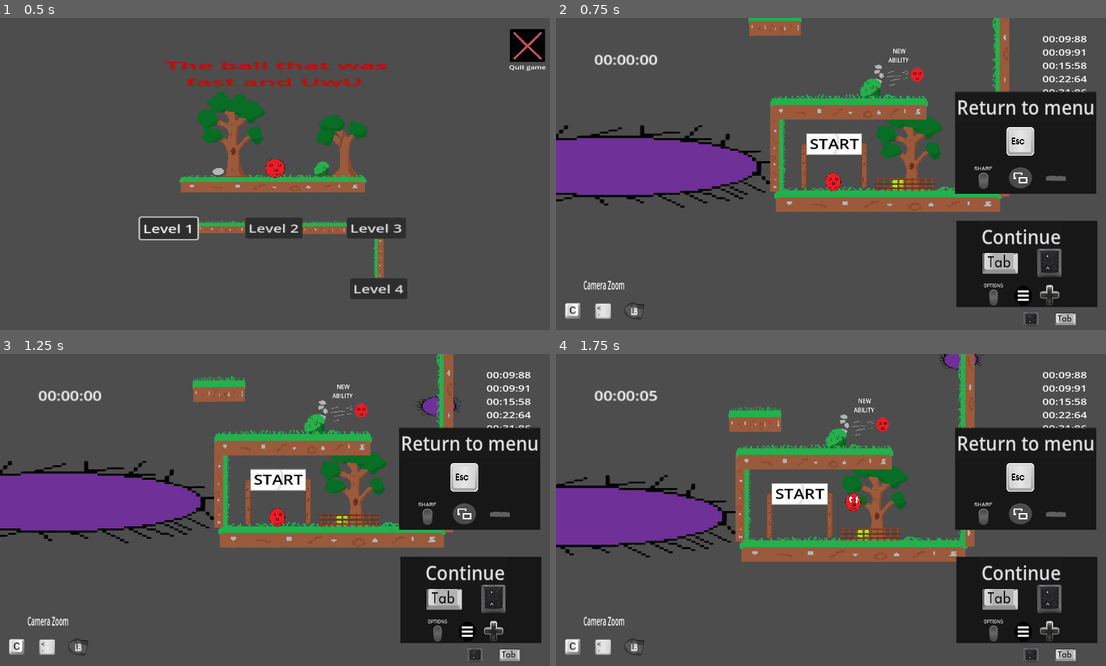
Above: before the commit, frames 1-4 (two rows, left to right).
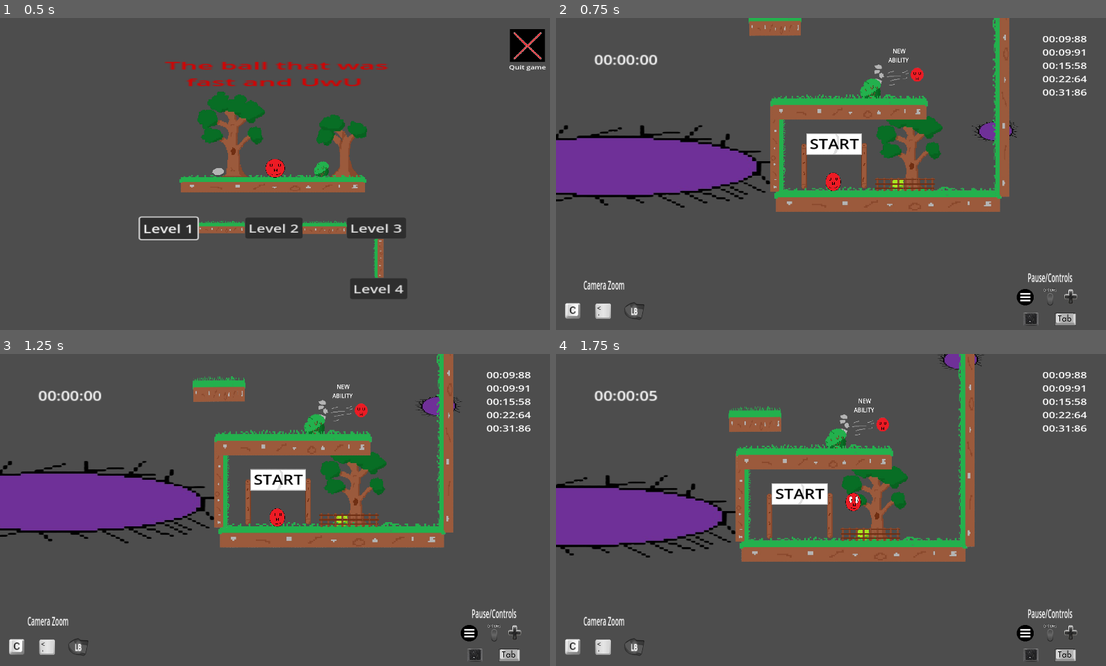
Above: after the commit, the same moments.

Repository: Mahnwe/TheBallThatWasUwU
Game: Godot game, scene res://Scenes/menu.tscn
Two runs of this game, one before a commit and one after it. Both use one fixed random seed, a clock stepped at 60 frames per second and the inputs below.
Inputs (mouse positions are in pixels of both pictures, inside the frame that each line leads up to):
- Up to frame 1 (0.5 s): no input
- Up to frame 2 (0.75 s): click "Level 2" at 0.5 s
- Up to frame 3 (1.25 s): no input
- Up to frame 4 (1.75 s): tap Enter at 1.25 s; move the mouse to (957, 494) at 1.27 s; hold D (move_right) from 1.28 s (still down); tap F (next_level) at 1.35 s; click (957, 494) at 1.42 s; tap Space (jump) at 1.52 s

Frame 1 is identical in both runs. In frame 2, 15% of the frame differs, in the area x 72-99%, y 23-93%; in frame 3, 15%; in frame 4, 15%.

Commit message:
Connect new Pause buttons and manage them in all levels

Diff:
--- a/Scenes/level1.tscn
+++ b/Scenes/level1.tscn
@@ -1,11 +1,10 @@
-[gd_scene load_steps=23 format=3 uid="uid://dsf4rx4g4smam"]
+[gd_scene load_steps=22 format=3 uid="uid://dsf4rx4g4smam"]
 
 [ext_resource type="Script" path="res://Scripts/level1.gd" id="1_viwub"]
 [ext_resource type="PackedScene" uid="uid://6gv7f8sbn6x" path="res://Scenes/game_area.tscn" id="2_3iif7"]
 [ext_resource type="PackedScene" uid="uid://bbctegcfntwoe" path="res://Scenes/pause.tscn" id="2_6xvap"]
 [ext_resource type="PackedScene" uid="uid://csgwqsc62crjo" path="res://Scenes/start_area.tscn" id="2_es0mk"]
 [ext_resource type="PackedScene" uid="uid://c26rjdt07ubrq" path="res://Scenes/player.tscn" id="3_vhjlp"]
-[ext_resource type="PackedScene" uid="uid://cp0mu2e8kcon" path="res://Scenes/commands_ui.tscn" id="4_gyqah"]
 [ext_resource type="PackedScene" uid="uid://cw6qi4cdcr5sk" path="res://Scenes/triple_sign.tscn" id="5_vflxv"]
 [ext_resource type="PackedScene" uid="uid://bo7nw1yq804xk" path="res://Scenes/spike.tscn" id="6_mp22g"]
 [ext_resource type="PackedScene" uid="uid://dwvnkbkl3fw0d" path="res://Scenes/platform.tscn" id="7_v154u"]
@@ -42,14 +41,6 @@
 position = Vector2(-1512, 327)
 scale = Vector2(0.717345, 0.442253)
 
-[node name="CommandsUI" parent="Player" instance=ExtResource("4_gyqah")]
-visible = false
-offset_left = -588.28
-offset_top = -517.803
-offset_right = 611.72
-offset_bottom = 202.197
-scale = Vector2(1.33256, 1.90446)
-
 [node name="Pause" parent="Player" instance=ExtResource("2_6xvap")]
 visible = false
 custom_minimum_size = Vector2(1920, 1080)
@@ -657,6 +648,7 @@
 
 [connection signal="player_exited_game_area" from="GameArea" to="." method="_on_game_area_player_exited_game_area"]
 [connection signal="player_exited_start_area" from="StartArea" to="." method="_on_start_area_player_exited_start_area"]
+[connection signal="continue_is_clicked" from="Player/Pause" to="." method="_on_pause_continue_is_clicked"]
 [connection signal="set_up_sign_label" from="TripleSign" to="." method="_on_triple_sign_set_up_sign_label"]
 [connection signal="spike_hit" from="Spike" to="." method="_on_spike_spike_hit"]
 [connection signal="set_up_sign_label" from="TripleSign2" to="." method="_on_triple_sign_2_set_up_sign_label"]
--- a/Scenes/level2.tscn
+++ b/Scenes/level2.tscn
@@ -1,10 +1,9 @@
-[gd_scene load_steps=42 format=3 uid="uid://dodwmgxcdh7ld"]
+[gd_scene load_steps=41 format=3 uid="uid://dodwmgxcdh7ld"]
 
 [ext_resource type="Script" path="res://Scripts/Level2.gd" id="1_f151f"]
 [ext_resource type="PackedScene" uid="uid://6gv7f8sbn6x" path="res://Scenes/game_area.tscn" id="2_3pu7n"]
 [ext_resource type="PackedScene" uid="uid://dwvnkbkl3fw0d" path="res://Scenes/platform.tscn" id="2_ja3c0"]
 [ext_resource type="PackedScene" uid="uid://c26rjdt07ubrq" path="res://Scenes/player.tscn" id="3_fn0ld"]
-[ext_resource type="PackedScene" uid="uid://cp0mu2e8kcon" path="res://Scenes/commands_ui.tscn" id="4_22uak"]
 [ext_resource type="PackedScene" uid="uid://bbctegcfntwoe" path="res://Scenes/pause.tscn" id="5_35jiw"]
 [ext_resource type="PackedScene" uid="uid://csgwqsc62crjo" path="res://Scenes/start_area.tscn" id="5_dhyc2"]
 [ext_resource type="PackedScene" uid="uid://doy0e7jnl2886" path="res://Scenes/wall.tscn" id="6_llnkw"]
@@ -148,14 +147,6 @@
 position = Vector2(-11, 610)
 scale = Vector2(0.717, 0.442)
 
-[node name="CommandsUI" parent="Player" instance=ExtResource("4_22uak")]
-visible = false
-offset_left = -464.435
-offset_top = -583.71
-offset_right = 735.565
-offset_bottom = 136.29
-scale = Vector2(1.16736, 2.08597)
-
 [node name="Pause" parent="Player" instance=ExtResource("5_35jiw")]
 visible = false
 offset_left = -723.849
@@ -759,6 +750,7 @@
 
 [connection signal="player_exited_game_area" from="GameArea" to="." method="_on_game_area_player_exited_game_area"]
 [connection signal="player_exited_start_area" from="StartArea" to="." method="_on_start_area_player_exited_start_area"]
+[connection signal="continue_is_clicked" from="Player/Pause" to="." method="_on_pause_continue_is_clicked"]
 [connection signal="spike_hit" from="SpikePatrol1/PathFollow2D/Spike" to="." method="_on_spike_spike_hit"]
 [connection signal="player_entered" from="Ability" to="." method="_on_ability_player_entered"]
 [connection signal="player_entered" from="SavePoint" to="." method="_on_save_point_player_entered"]
--- a/Scenes/level3.tscn
+++ b/Scenes/level3.tscn
@@ -1,11 +1,10 @@
-[gd_scene load_steps=38 format=3 uid="uid://du8k270ekmuxm"]
+[gd_scene load_steps=37 format=3 uid="uid://du8k270ekmuxm"]
 
 [ext_resource type="Script" path="res://Scripts/level_3.gd" id="1_1urae"]
 [ext_resource type="PackedScene" uid="uid://6gv7f8sbn6x" path="res://Scenes/game_area.tscn" id="2_es6jk"]
 [ext_resource type="PackedScene" uid="uid://dwvnkbkl3fw0d" path="res://Scenes/platform.tscn" id="2_gdtbw"]
 [ext_resource type="PackedScene" uid="uid://csgwqsc62crjo" path="res://Scenes/start_area.tscn" id="3_e4wth"]
 [ext_resource type="PackedScene" uid="uid://c26rjdt07ubrq" path="res://Scenes/player.tscn" id="4_p835d"]
-[ext_resource type="PackedScene" uid="uid://cp0mu2e8kcon" path="res://Scenes/commands_ui.tscn" id="5_6cw6y"]
 [ext_resource type="PackedScene" uid="uid://bbctegcfntwoe" path="res://Scenes/pause.tscn" id="6_oxgjf"]
 [ext_resource type="PackedScene" uid="uid://i4jemvk3v54m" path="res://Scenes/ability.tscn" id="7_pr54i"]
 [ext_resource type="PackedScene" uid="uid://doy0e7jnl2886" path="res://Scenes/wall.tscn" id="8_tnmog"]
@@ -124,14 +123,6 @@
 position = Vector2(-615, 1212)
 scale = Vector2(0.717, 0.442)
 
-[node name="CommandsUI" parent="Player" instance=ExtResource("5_6cw6y")]
-visible = false
-offset_left = -556.485
-offset_top = -468.326
-offset_right = 643.515
-offset_bottom = 251.674
-scale = Vector2(1.27894, 1.81448)
-
 [node name="Pause" parent="Player" instance=ExtResource("6_oxgjf")]
 visible = false
 offset_left = -723.849
@@ -876,6 +867,7 @@
 
 [connection signal="player_exited_game_area" from="GameArea" to="." method="_on_game_area_player_exited_game_area"]
 [connection signal="player_exited_start_area" from="StartArea" to="." method="_on_start_area_player_exited_start_area"]
+[connection signal="continue_is_clicked" from="Player/Pause" to="." method="_on_pause_continue_is_clicked"]
 [connection signal="player_entered" from="Ability" to="." method="_on_ability_player_entered"]
 [connection signal="player_entered" from="SavePoint" to="." method="_on_save_point_player_entered"]
 [connection signal="spike_hit" from="Spike6" to="." method="_on_spike_spike_hit"]
--- a/Scripts/Level2.gd
+++ b/Scripts/Level2.gd
@@ -25,8 +25,9 @@
 	queue.is_level_3 = false
 	queue.load()
 	$Player.get_child(0).get_child(0).get_child(0).get_child(1).instantiate(queue.file_data)
-	$Player/CommandsUI.hide()
 	$Player/Pause.hide()
+	$Player/Pause.get_child(0).hide()
+	$Player/Pause.get_child(1).hide()
 	is_commands_panel_open = false
 	is_paused = false
 	$Player/Pause.get_child(3).player_have_dash = false
@@ -68,6 +69,8 @@
 	else:
 		if !is_paused and !is_commands_panel_open and Input.is_action_just_pressed("pause") and $Player.position.x != start_position_x:
 			$Player/Pause.show()
+			$Player/Pause.get_child(0).show()
+			$Player/Pause.get_child(1).show()
 			$Player.get_child(0).get_child(0).get_child(1).hide()
 			$Player.get_child(0).get_child(0).get_child(2).hide()
 			disable_patrol_groups()
@@ -76,6 +79,8 @@
 			is_paused = true
 		elif !is_paused and !is_commands_panel_open and Input.is_action_just_pressed("pause") and $Player.position.x == start_position_x:
 			$Player/Pause.show()
+			$Player/Pause.get_child(0).show()
+			$Player/Pause.get_child(1).show()
 			$Player.get_child(0).get_child(0).get_child(1).hide()
 			$Player.get_child(0).get_child(0).get_child(2).hide()
 			disable_patrol_groups()
@@ -83,6 +88,8 @@
 			is_paused = true
 		elif is_paused and Input.is_action_just_pressed("pause") and $Player.position.x != start_position_x:
 			$Player/Pause.hide()
+			$Player/Pause.get_child(0).hide()
+			$Player/Pause.get_child(1).hide()
 			$Player.get_child(0).get_child(0).get_child(1).show()
 			$Player.get_child(0).get_child(0).get_child(2).show()
 			enable_patrol_groups()
@@ -91,6 +98,8 @@
 			is_paused = false
 		elif is_paused and Input.is_action_just_pressed("pause") and $Player.position.x == start_position_x:
 			$Player/Pause.hide()
+			$Player/Pause.get_child(0).hide()
+			$Player/Pause.get_child(1).hide()
 			$Player.get_child(0).get_child(0).get_child(1).show()
 			$Player.get_child(0).get_child(0).get_child(2).show()
 			enable_patrol_groups()
@@ -191,3 +200,25 @@
 		call_deferred("restart_scene")
 	else:
 		put_player_to_save_position_and_unpause_timer()
+
+
+func _on_pause_continue_is_clicked():
+	if $Player.position.x != start_position_x:
+		$Player/Pause.hide()
+		$Player/Pause.get_child(0).hide()
+		$Player/Pause.get_child(1).hide()
+		$Player.get_child(0).get_child(0).get_child(1).show()
+		$Player.get_child(0).get_child(0).get_child(2).show()
+		enable_patrol_groups()
+		$Player.set_physics_process(true)
+		$Player.get_child(0).get_child(0).get_child(0).get_child(0).set_process(true)
+		is_paused = false
+	elif $Player.position.x == start_position_x:
+		$Player/Pause.hide()
+		$Player/Pause.get_child(0).hide()
+		$Player/Pause.get_child(1).hide()
+		$Player.get_child(0).get_child(0).get_child(1).show()
+		$Player.get_child(0).get_child(0).get_child(2).show()
+		enable_patrol_groups()
+		$Player.set_physics_process(true)
+		is_paused = false
--- a/Scripts/level1.gd
+++ b/Scripts/level1.gd
@@ -26,8 +26,9 @@
 	queue.load()
 	$Player.get_child(0).get_child(0).get_child(0).get_child(1).instantiate(queue.file_data)
 	$Player/Pause.get_child(3).player_have_dash = false
-	$Player/CommandsUI.hide()
 	$Player/Pause.hide()
+	$Player/Pause.get_child(0).hide()
+	$Player/Pause.get_child(1).hide()
 	is_commands_panel_open = false
 	is_paused = false
 	$Player.have_dash_ability = false
@@ -68,6 +69,8 @@
 	else:
 		if !is_paused and !is_commands_panel_open and Input.is_action_just_pressed("pause") and $Player.position.x != start_position_x:
 			$Player/Pause.show()
+			$Player/Pause.get_child(0).show()
+			$Player/Pause.get_child(1).show()
 			$Player.get_child(0).get_child(0).get_child(1).hide()
 			$Player.get_child(0).get_child(0).get_child(2).hide()
 			$Player.set_physics_process(false)
@@ -75,12 +78,16 @@
 			is_paused = true
 		elif !is_paused and !is_commands_panel_open and Input.is_action_just_pressed("pause") and $Player.position.x == start_position_x:
 			$Player/Pause.show()
+			$Player/Pause.get_child(0).show()
+			$Player/Pause.get_child(1).show()
 			$Player.get_child(0).get_child(0).get_child(1).hide()
 			$Player.get_child(0).get_child(0).get_child(2).hide()
 			$Player.set_physics_process(false)
 			is_paused = true
 		elif is_paused and Input.is_action_just_pressed("pause") and $Player.position.x != start_position_x:
 			$Player/Pause.hide()
+			$Player/Pause.get_child(0).hide()
+			$Player/Pause.get_child(1).hide()
 			$Player.get_child(0).get_child(0).get_child(1).show()
 			$Player.get_child(0).get_child(0).get_child(2).show()
 			$Player.set_physics_process(true)
@@ -88,6 +95,8 @@
 			is_paused = false
 		elif is_paused and Input.is_action_just_pressed("pause") and $Player.position.x == start_position_x:
 			$Player/Pause.hide()
+			$Player/Pause.get_child(0).hide()
+			$Player/Pause.get_child(1).hide()
 			$Player.get_child(0).get_child(0).get_child(1).show()
 			$Player.get_child(0).get_child(0).get_child(2).show()
 			$Player.set_physics_process(true)
@@ -169,3 +178,24 @@
 func _on_triple_sign_2_set_up_sign_label():
 	$TripleSign2.get_child(2).text = "Hard way"
 	$TripleSign2.get_child(3).text = "Easy way"
+
+
+
+func _on_pause_continue_is_clicked():
+	if $Player.position.x != start_position_x:
+		$Player/Pause.hide()
+		$Player/Pause.get_child(0).hide()
+		$Player/Pause.get_child(1).hide()
+		$Player.get_child(0).get_child(0).get_child(1).show()
+		$Player.get_child(0).get_child(0).get_child(2).show()
+		$Player.set_physics_process(true)
+		$Player.get_child(0).get_child(0).get_child(0).get_child(0).set_process(true)
+		is_paused = false
+	elif $Player.position.x == start_position_x:
+		$Player/Pause.hide()
+		$Player/Pause.get_child(0).hide()
+		$Player/Pause.get_child(1).hide()
+		$Player.get_child(0).get_child(0).get_child(1).show()
+		$Player.get_child(0).get_child(0).get_child(2).show()
+		$Player.set_physics_process(true)
+		is_paused = false
--- a/Scripts/level_3.gd
+++ b/Scripts/level_3.gd
@@ -25,8 +25,9 @@
 	queue.is_level_3 = true
 	queue.load()
 	$Player.get_child(0).get_child(0).get_child(0).get_child(1).instantiate(queue.file_data)
-	$Player/CommandsUI.hide()
 	$Player/Pause.hide()
+	$Player/Pause.get_child(0).hide()
+	$Player/Pause.get_child(1).hide()
 	is_commands_panel_open = false
 	is_paused = false
 	$Player/Pause.get_child(3).player_have_dash = true
@@ -68,6 +69,8 @@
 	else:
 		if !is_paused and !is_commands_panel_open and Input.is_action_just_pressed("pause") and $Player.position.x != start_position_x:
 			$Player/Pause.show()
+			$Player/Pause.get_child(0).show()
+			$Player/Pause.get_child(1).show()
 			$Player.get_child(0).get_child(0).get_child(1).hide()
 			$Player.get_child(0).get_child(0).get_child(2).hide()
 			disable_patrol_groups()
@@ -76,6 +79,8 @@
 			is_paused = true
 		elif !is_paused and !is_commands_panel_open and Input.is_action_just_pressed("pause") and $Player.position.x == start_position_x:
 			$Player/Pause.show()
+			$Player/Pause.get_child(0).show()
+			$Player/Pause.get_child(1).show()
 			$Player.get_child(0).get_child(0).get_child(1).hide()
 			$Player.get_child(0).get_child(0).get_child(2).hide()
 			disable_patrol_groups()
@@ -83,6 +88,8 @@
 			is_paused = true
 		elif is_paused and Input.is_action_just_pressed("pause") and $Player.position.x != start_position_x:
 			$Player/Pause.hide()
+			$Player/Pause.get_child(0).hide()
+			$Player/Pause.get_child(1).hide()
 			$Player.get_child(0).get_child(0).get_child(1).show()
 			$Player.get_child(0).get_child(0).get_child(2).show()
 			enable_patrol_groups()
@@ -91,6 +98,8 @@
 			is_paused = false
 		elif is_paused and Input.is_action_just_pressed("pause") and $Player.position.x == start_position_x:
 			$Player/Pause.hide()
+			$Player/Pause.get_child(0).hide()
+			$Player/Pause.get_child(1).hide()
 			$Player.get_child(0).get_child(0).get_child(1).show()
 			$Player.get_child(0).get_child(0).get_child(2).show()
 			enable_patrol_groups()
@@ -201,3 +210,25 @@
 		call_deferred("restart_scene")
 	else:
 		put_player_to_save_position_and_unpause_timer()
+
+
+func _on_pause_continue_is_clicked():
+	if $Player.position.x != start_position_x:
+		$Player/Pause.hide()
+		$Player/Pause.get_child(0).hide()
+		$Player/Pause.get_child(1).hide()
+		$Player.get_child(0).get_child(0).get_child(1).show()
+		$Player.get_child(0).get_child(0).get_child(2).show()
+		enable_patrol_groups()
+		$Player.set_physics_process(true)
+		$Player.get_child(0).get_child(0).get_child(0).get_child(0).set_process(true)
+		is_paused = false
+	elif $Player.position.x == start_position_x:
+		$Player/Pause.hide()
+		$Player/Pause.get_child(0).hide()
+		$Player/Pause.get_child(1).hide()
+		$Player.get_child(0).get_child(0).get_child(1).show()
+		$Player.get_child(0).get_child(0).get_child(2).show()
+		enable_patrol_groups()
+		$Player.set_physics_process(true)
+		is_paused = false
